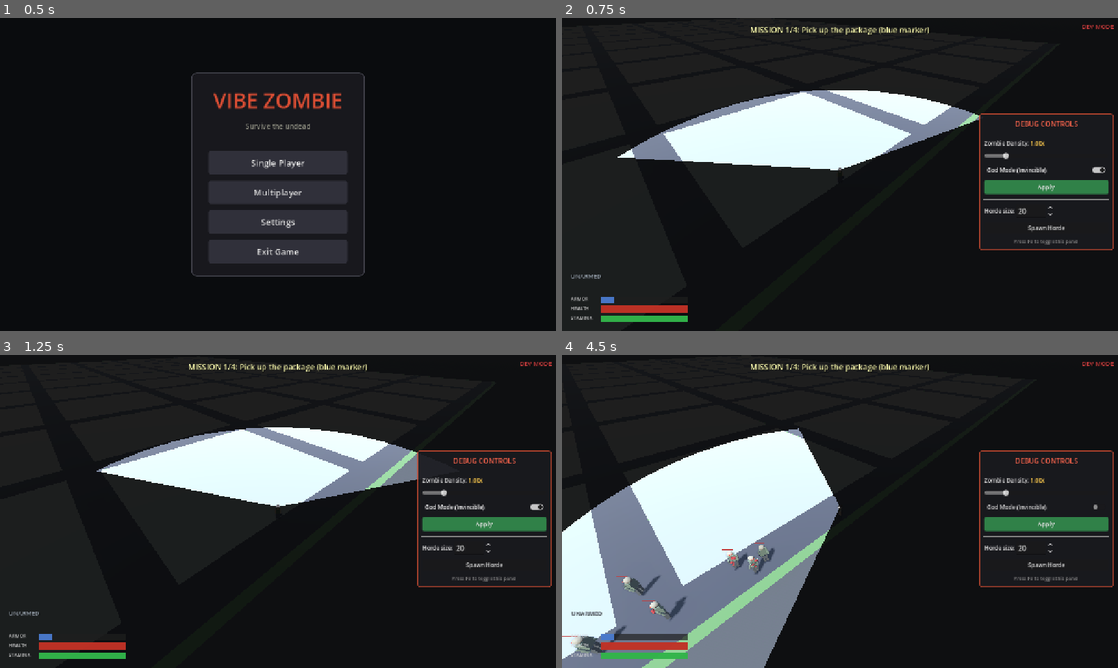
Above: before the commit, frames 1-4 (two rows, left to right).
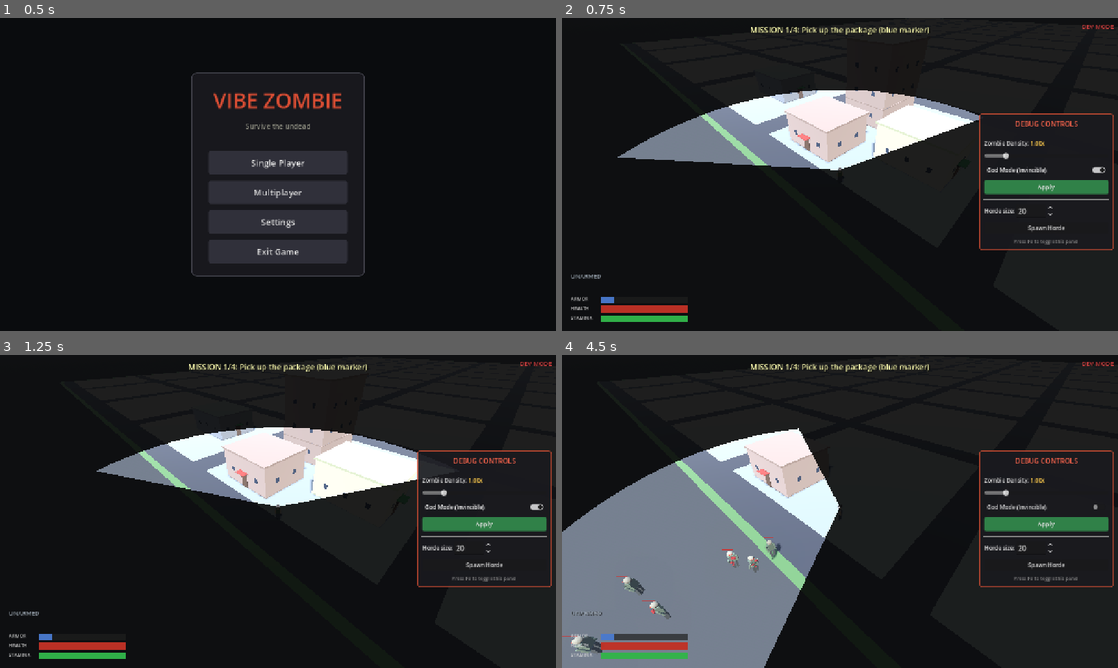
Above: after the commit, the same moments.

Repository: shaoqian2001/vibe-zombie
Game: Godot game, scene res://scenes/TitleMenu.tscn
The game is run twice, just before and just after one commit, with the same random seed, the same clock (stepped at 60 frames per second) and the same inputs.
Inputs (mouse positions are in pixels of both pictures, inside the frame that each line leads up to):
- Up to frame 1 (0.5 s): no input
- Up to frame 2 (0.75 s): click "Single Player" at 0.5 s
- Up to frame 3 (1.25 s): no input
- Up to frame 4 (4.5 s): click "God Mode (Invincible)" at 1.25 s; click "Apply" at 2 s; click "Spawn Horde" at 2.75 s; tap F (interact) at 3.5 s; move the mouse to (962, 495) at 3.52 s; hold D (move_right) 3.53-4.28 s; hold F (interact) 3.53-4.28 s; move the mouse to (728, 527) at 4.27 s; hold S (move_backward) from 4.28 s (still down); click (728, 527) at 4.35 s

Frame 1 is identical in both runs. In frame 2, 6.7% of the frame differs, in the area x 10-75%, y 23-49%; in frame 3, 6.4%; in frame 4, 13%, in the area x 0-50%, y 23-100%.

Commit message:
Fix FOV culling, roof transparency, and player spawn-in-building bugs
Three related bugs in the culler/occlusion work from the previous commit:

1. Buildings were always hidden. The per-building container I added sits
   at world origin and its child meshes hold the world coordinates, so
   the culler — which reads container.global_position — thought every
   building was at the map centre and hid them whenever the player was
   anywhere else. Add an optional fov_cull_center metadata override on
   the container carrying the real XZ centre, and have the culler use
   it instead of global_position when present.

2. Roofs stayed opaque when a building occluded the player. The rooftop
   ledge, windows, trim and awning are separate MeshInstance3D siblings
   of the building body, so fading just binfo.node left the flat cap on
   top blocking the isometric view. Traverse the whole container subtree
   and fade every PrimitiveMesh material together.

3. Rim spawn candidates were used without checking for building overlap,
   so the player could start wedged between walls. Shuffle the candidate
   list, skip any point whose XZ falls inside a building AABB (reusing
   the existing _pos_inside_building margin check), and add a
   random-jitter fallback for the unlikely case where every rim point
   is blocked.

https://claude.ai/code/session_018zb1xNV2MqAsRkTP73GCa8

Diff:
--- a/scripts/fov_culler.gd
+++ b/scripts/fov_culler.gd
@@ -30,6 +30,11 @@
 
 const META_RADIUS         := &"fov_cull_radius"
 const META_DISABLE_PROCESS := &"fov_cull_disable_process"
+## Optional Vector2 XZ override. Use when the entity's own global_position
+## doesn't equal its culling centre — e.g. buildings are a container Node3D
+## at world origin whose children carry the actual world positions, so the
+## container itself needs to advertise its logical centre explicitly.
+const META_CENTER          := &"fov_cull_center"
 const GROUP               := &"fov_cullable"
 
 var _player: Node3D = null
@@ -71,7 +76,11 @@
 		var radius: float = float(n3.get_meta(META_RADIUS, 0.5))
 		var disable_process: bool = bool(n3.get_meta(META_DISABLE_PROCESS, false))
 
-		var p_xz := Vector2(n3.global_position.x, n3.global_position.z)
+		var p_xz: Vector2
+		if n3.has_meta(META_CENTER):
+			p_xz = n3.get_meta(META_CENTER)
+		else:
+			p_xz = Vector2(n3.global_position.x, n3.global_position.z)
 		var inside := _point_in_fov(p_xz, radius, head_xz, facing, half_rad, view_dist)
 
 		if n3.visible != inside:
--- a/scripts/main.gd
+++ b/scripts/main.gd
@@ -89,9 +89,23 @@
 	_fov_overlay.name = "FovOverlay"
 	add_child(_fov_overlay)
 
-	# Spawn player near map rim — positions derived from the world's actual size
+	# Spawn player near map rim — positions derived from the world's actual size.
+	# Rim candidates are fixed points at the map edges; any of them can fall
+	# inside a building once the procedural grid fills blocks out to the rim,
+	# which would leave the player wedged between walls at start. Try each
+	# candidate in a random order, skip ones that overlap a building, and
+	# fall back to a scanned walkable position if the rim is fully blocked.
 	var rim_candidates := _build_rim_spawn_candidates()
-	var spawn_pos: Vector3 = rim_candidates[rng.randi() % rim_candidates.size()]
+	rim_candidates.shuffle()
+	var spawn_pos: Vector3 = rim_candidates[0]
+	var spawn_valid := false
+	for cand: Vector3 in rim_candidates:
+		if not _pos_inside_building(cand):
+			spawn_pos = cand
+			spawn_valid = true
+			break
+	if not spawn_valid:
+		spawn_pos = _find_clear_fallback_spawn(rng, rim_candidates[0])
 	player.global_position = spawn_pos
 
 	camera.set_target(player)
@@ -280,6 +294,21 @@
 		Vector3( diag,   0.5, -diag),
 		Vector3(-diag,   0.5, -diag),
 	]
+
+## Random-sample a nearby spawn point that isn't wedged inside a building.
+## Used when every hand-placed rim candidate happens to land inside a
+## procedurally generated block — rare, but possible on larger maps.
+func _find_clear_fallback_spawn(rng: RandomNumberGenerator, hint: Vector3) -> Vector3:
+	for _i in range(60):
+		var jitter := Vector3(rng.randf_range(-10.0, 10.0), 0.0, rng.randf_range(-10.0, 10.0))
+		var cand := Vector3(hint.x + jitter.x, 0.5, hint.z + jitter.z)
+		if not _pos_inside_building(cand):
+			return cand
+	# Last resort: world origin. The ground plane is at y=0, so 0.5 keeps
+	# the capsule off it. The caller has already warned in logs if we
+	# reach this path.
+	push_warning("main.gd: could not find a building-free spawn near rim; defaulting to origin")
+	return Vector3(0, 0.5, 0)
 
 # ------------------------------------------------------------------
 # Enemy spawning
@@ -917,13 +946,27 @@
 	return tmax >= tmin and tmax > 0.0 and tmin < 1.0
 
 func _set_building_alpha(binfo: Dictionary, alpha: float) -> void:
-	var node: MeshInstance3D = binfo.node
-	var mat: StandardMaterial3D = node.mesh.material
-	if mat == null:
-		return
-	if alpha < 1.0:
-		mat.transparency = BaseMaterial3D.TRANSPARENCY_ALPHA
-		mat.albedo_color.a = alpha
-	else:
-		mat.transparency = BaseMaterial3D.TRANSPARENCY_DISABLED
-		mat.albedo_color.a = 1.0
+	# The rooftop ledge, windows, trim and awning are separate MeshInstance3D
+	# siblings of the building body, so fading just binfo.node leaves the
+	# roof fully opaque and still blocking the player. Walk the whole
+	# container subtree and fade every mesh's material together.
+	var root: Node3D = binfo.get("container", binfo.node)
+	if root == null:
+		return
+	_fade_mesh_tree(root, alpha)
+
+func _fade_mesh_tree(node: Node, alpha: float) -> void:
+	if node is MeshInstance3D:
+		var mi: MeshInstance3D = node
+		var prim := mi.mesh as PrimitiveMesh
+		if prim != null:
+			var mat := prim.material as StandardMaterial3D
+			if mat != null:
+				if alpha < 1.0:
+					mat.transparency = BaseMaterial3D.TRANSPARENCY_ALPHA
+					mat.albedo_color.a = alpha
+				else:
+					mat.transparency = BaseMaterial3D.TRANSPARENCY_DISABLED
+					mat.albedo_color.a = 1.0
+	for child in node.get_children():
+		_fade_mesh_tree(child, alpha)
--- a/scripts/world.gd
+++ b/scripts/world.gd
@@ -246,6 +246,12 @@
 	add_child(container)
 	container.add_to_group(&"fov_cullable")
 	container.set_meta(&"fov_cull_radius", maxf(w, d) * 0.5 + 1.0)
+	# Container stays at world origin; its children carry world positions.
+	# Advertise the logical XZ centre so the culler uses the building's
+	# actual location rather than (0, 0) — otherwise every building looks
+	# like it's at the map centre and gets hidden whenever the player is
+	# anywhere else.
+	container.set_meta(&"fov_cull_center", Vector2(pos.x, pos.z))
 
 	var mat := StandardMaterial3D.new()
 	mat.albedo_color = tinted
